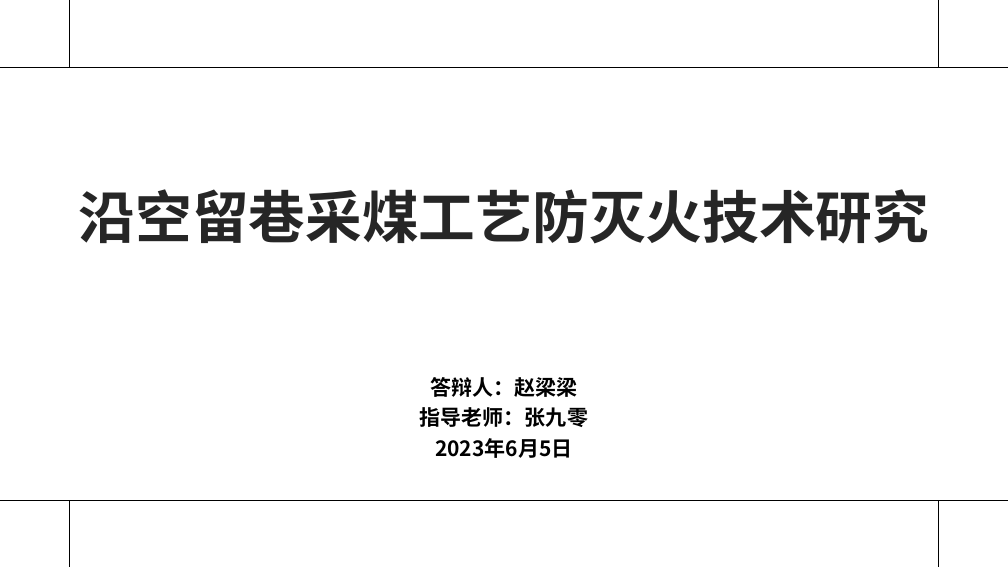
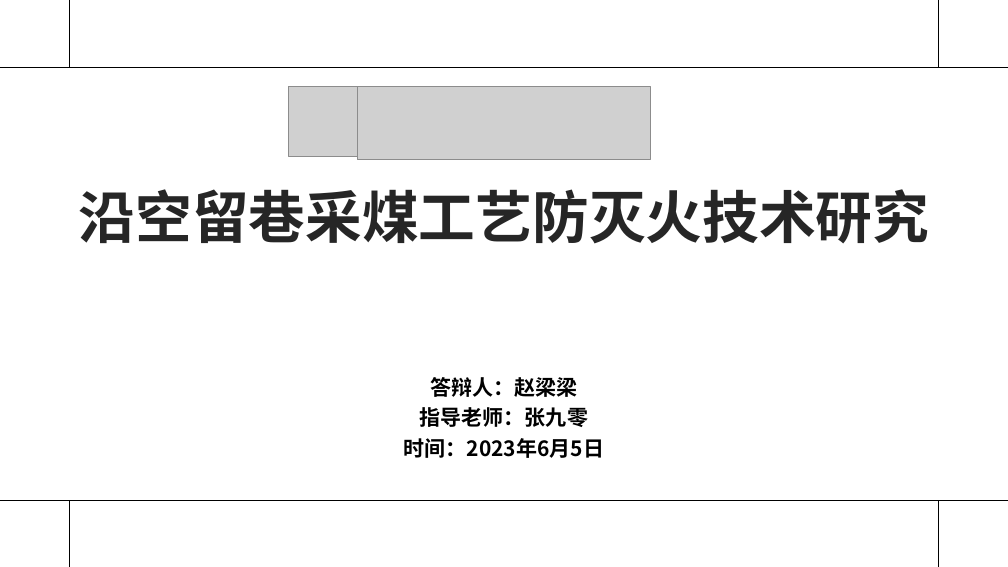
Before and after one commit to 3364fy/dissertation, a slide deck: slide 1 of PPT/毕业答辩.pptx. Drawn at 1008x567 pixels with LibreOffice and Linux fonts; fonts in the diff are those of the drawing; grey boxes stand for pictures; background and template pictures are left out. Boxes give left, top, right and bottom in pixels: in the first picture for what was removed or moved away, otherwise in the second. Text is boxed around its words. In the diff, an @@ line names an element or a change of style, - is before the commit and + after.

```diff
--- a/PPT/毕业答辩.pptx
+++ b/PPT/毕业答辩.pptx
@@ picture added at (289, 87, 358, 157) @@
@@ picture added at (358, 87, 650, 160) @@
@@ text at (404, 438, 605, 458): text changed @@
-2023年6月5日
+时间：2023年6月5日
```
Also in this commit, not shown: 3 other slides changed, 2 other files.
